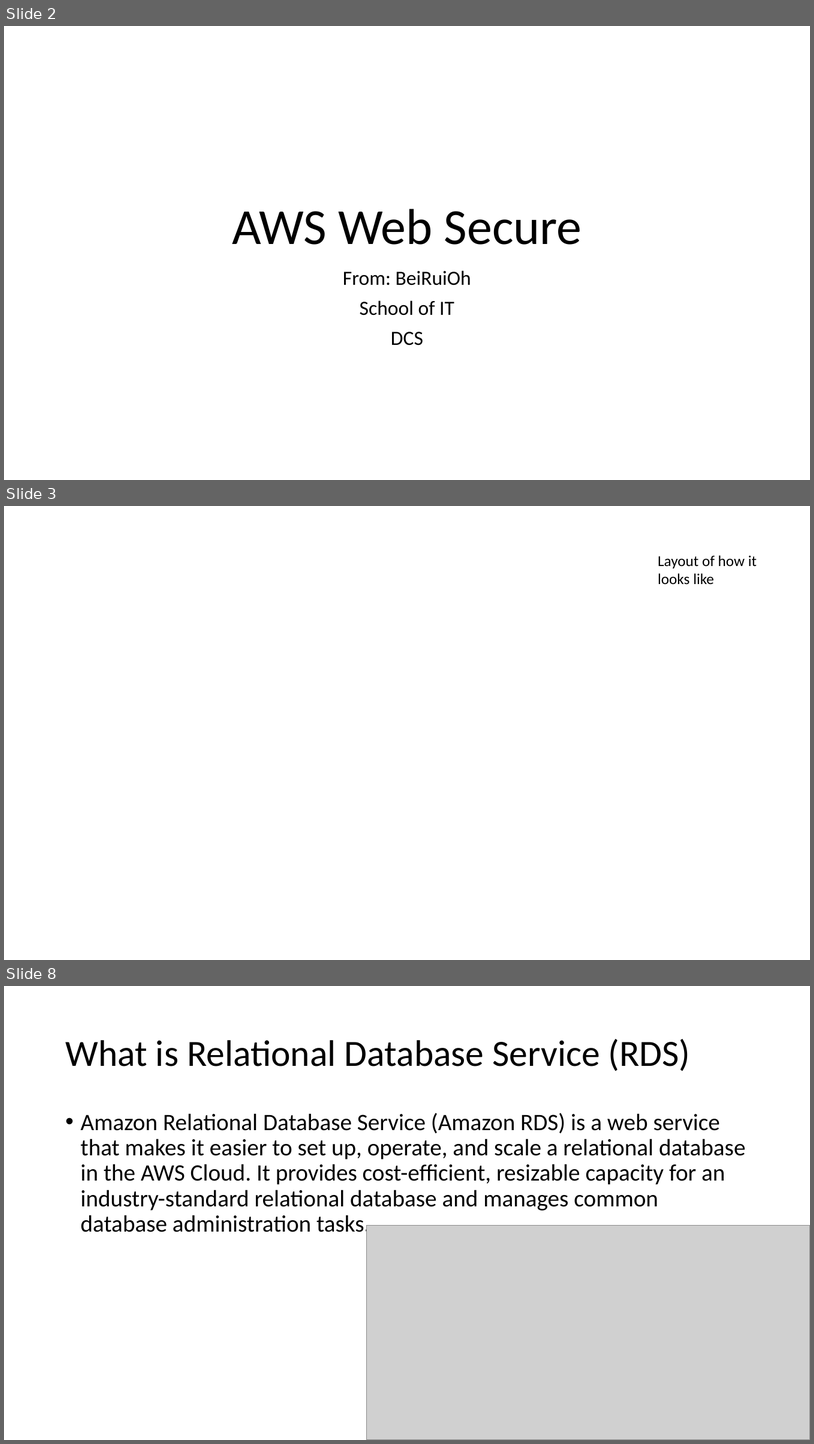
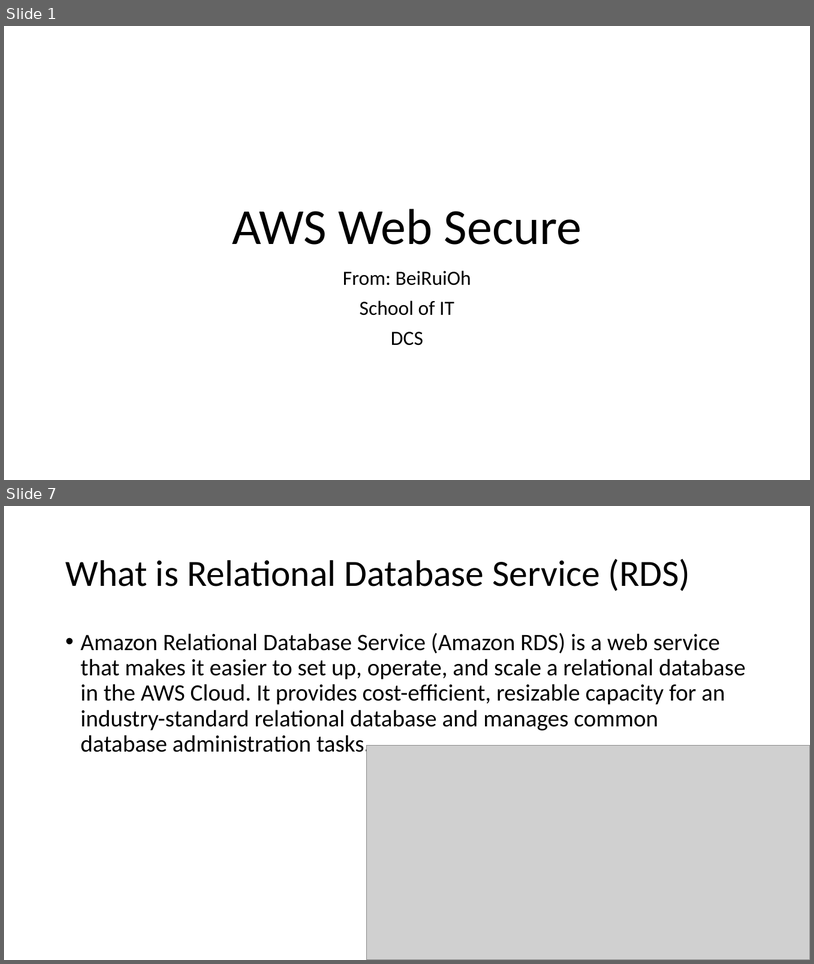
Before and after one commit to beeeiruuui/GitShare, a slide deck: FYPPresentation.pptx. Shown one above the other, each under a label of ours: slides 2, 3 and 8 before the commit, slides 1 and 7 after it; the slides between them are not shown. The pictures are 814x1444 and 814x964 pixels, drawn with LibreOffice and Linux fonts; fonts in the diff are those of the drawing; grey boxes stand for pictures. Boxes give left, top, right and bottom in pixels: in the first picture for what was removed or moved away, otherwise in the second. Text is boxed around its words. In the diff, an @@ line names an element or a change of style, - is before the commit and + after.

```diff
--- a/FYPPresentation.pptx
+++ b/FYPPresentation.pptx
@@ slide 3 removed at [4, 506, 810, 960], background #FFFFFF @@
@@ text removed at [658, 555, 757, 585] @@
-Layout of how it looks like
@@ what was slide 2 is now slide 1 @@
@@ what was slide 8 is now slide 7 @@
```
Also in this commit, not shown: 4 slides changed, 1 slide added.
